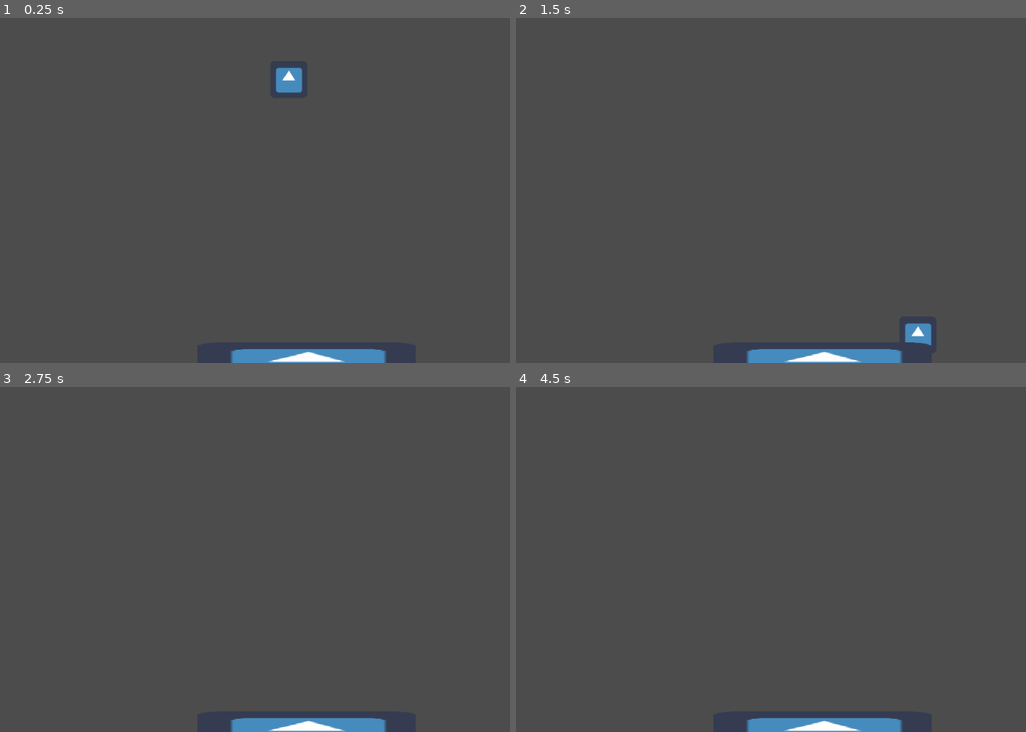
Above: before the commit, frames 1-4 (two rows, left to right).
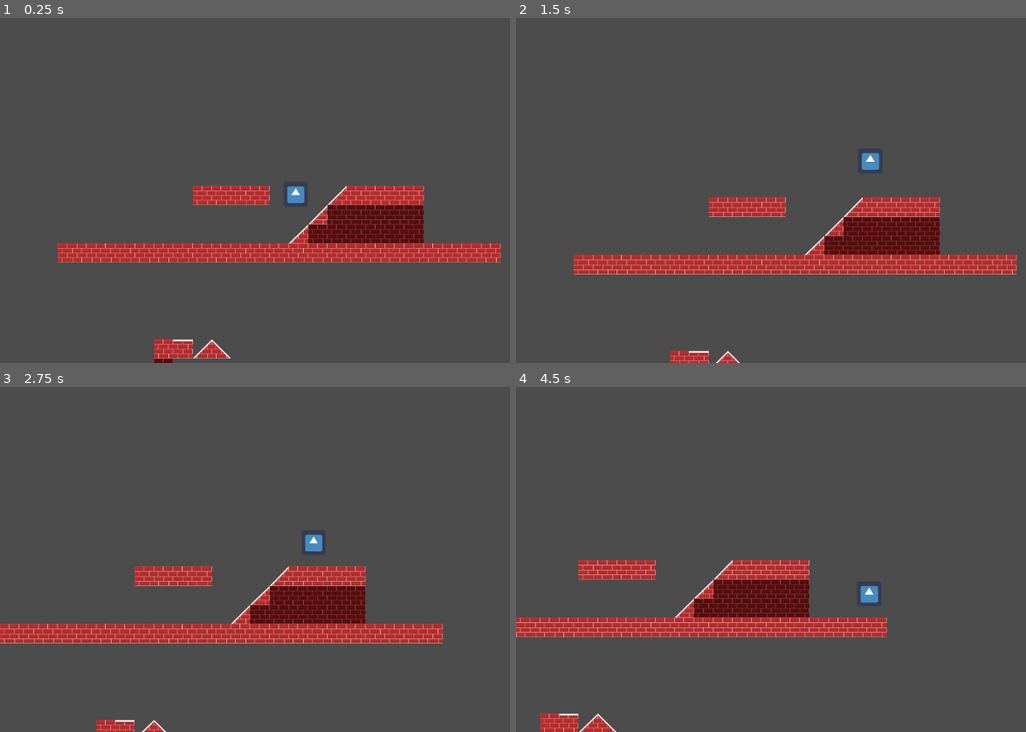
Above: after the commit, the same moments.

Repository: HenryFBP/2d-godot-game
Game: Godot game, scene res://icon.tscn
The game is run twice, just before and just after one commit, with the same random seed, the same clock (stepped at 60 frames per second) and the same inputs. The engine's default icon, where the game draws it, is replaced by a stand-in: a white triangle on a blue panel in a dark square.
Inputs:
- Up to frame 1 (0.25 s): no input
- Up to frame 2 (1.5 s): hold D (player_right) from 0.53 s (still down); tap Space (player_jump) at 0.77 s
- Up to frame 3 (2.75 s): tap Space (player_jump) at 1.52 s; release D (player_right) at 2.03 s; hold A (player_left) from 2.03 s (still down)
- Up to frame 4 (4.5 s): release A (player_left) at 2.78 s; hold D (player_right) 2.78-4.28 s; tap Space (player_jump) at 3.02, 3.77 s; hold A (player_left) from 4.28 s (still down)

The runs differ from the first frame. In frame 1, 11% of the frame differs, in the area x 11-99%, y 14-100%; in frame 2, 11%; in frame 3, 11%; in frame 4, 10%.

Commit message:
major progress on grid

Diff:
--- a/icon.tscn
+++ b/icon.tscn
@@ -1,8 +1,9 @@
 [gd_scene load_steps=6 format=2]
 
-[ext_resource path="res://src/icon.gd" type="Script" id=1]
+[ext_resource path="res://src/player.gd" type="Script" id=1]
 [ext_resource path="res://icon.png" type="Texture" id=2]
-[ext_resource path="res://Node2D.gd" type="Script" id=3]
+[ext_resource path="res://tilesets/tileset.tres" type="TileSet" id=3]
+[ext_resource path="res://src/TileMap.gd" type="Script" id=4]
 
 [sub_resource type="RectangleShape2D" id=1]
 
@@ -10,18 +11,29 @@
 extents = Vector2( 10, 10 )
 _sections_unfolded = [ "Resource" ]
 
-[sub_resource type="RectangleShape2D" id=2]
-
-custom_solver_bias = 0.0
-extents = Vector2( 110.25, 10 )
-
 [node name="Root" type="Node" index="0"]
 
 _sections_unfolded = [ "Transform", "Visibility", "collision" ]
 
-[node name="Player" type="KinematicBody2D" parent="." index="0"]
+[node name="GUI" type="Control" parent="." index="0"]
 
-position = Vector2( 500, 77.6582 )
+anchor_left = 0.0
+anchor_top = 0.0
+anchor_right = 0.0
+anchor_bottom = 0.0
+margin_top = -516.0
+margin_right = 757.0
+margin_bottom = 40.0
+rect_pivot_offset = Vector2( 0, 0 )
+rect_clip_content = false
+mouse_filter = 0
+mouse_default_cursor_shape = 0
+size_flags_horizontal = 1
+size_flags_vertical = 1
+
+[node name="Player" type="KinematicBody2D" parent="." index="1"]
+
+position = Vector2( 530, -137.342 )
 input_pickable = false
 collision_layer = 1
 collision_mask = 1
@@ -37,29 +49,54 @@
 
 [node name="CollisionShape2D" type="CollisionShape2D" parent="Player" index="1"]
 
-scale = Vector2( 2, 2 )
+scale = Vector2( 3, 3 )
 shape = SubResource( 1 )
-_sections_unfolded = [ "Transform" ]
+_sections_unfolded = [ "Transform", "Visibility" ]
 
-[node name="Ground" type="KinematicBody2D" parent="." index="1"]
+[node name="Camera2D" type="Camera2D" parent="Player" index="2"]
 
-input_pickable = false
+anchor_mode = 1
+rotating = false
+current = true
+zoom = Vector2( 1.5, 1.5 )
+limit_left = -10000000
+limit_top = -10000000
+limit_right = 10000000
+limit_bottom = 10000000
+limit_smoothed = false
+drag_margin_h_enabled = true
+drag_margin_v_enabled = true
+smoothing_enabled = false
+smoothing_speed = 5.0
+offset_v = 0.0
+offset_h = 0.0
+drag_margin_left = 0.2
+drag_margin_top = 0.2
+drag_margin_right = 0.2
+drag_margin_bottom = 0.2
+editor_draw_screen = true
+editor_draw_limits = false
+editor_draw_drag_margin = false
+
+[node name="TileMap" type="TileMap" parent="." index="2"]
+
+position = Vector2( -87.5717, 0.663422 )
+mode = 0
+tile_set = ExtResource( 3 )
+cell_size = Vector2( 50, 50 )
+cell_quadrant_size = 1
+cell_custom_transform = Transform2D( 1, 0, 0, 1, 0, 0 )
+cell_half_offset = 2
+cell_tile_origin = 0
+cell_y_sort = false
+cell_clip_uv = false
+collision_use_kinematic = true
+collision_friction = 0.5
+collision_bounce = 0.0
 collision_layer = 1
 collision_mask = 1
-collision/safe_margin = 0.08
-
-[node name="icon" type="Sprite" parent="Ground" index="0"]
-
-position = Vector2( 531.081, 595.948 )
-scale = Vector2( 5.90972, 1 )
-texture = ExtResource( 2 )
-
-[node name="CollisionShape2D" type="CollisionShape2D" parent="Ground" index="1"]
-
-position = Vector2( 530.886, 598.69 )
-scale = Vector2( 1.67999, 2.61876 )
-shape = SubResource( 2 )
-
-[node name="Node2D" type="Node2D" parent="." index="2"]
-
-script = ExtResource( 3 )
+occluder_light_mask = 1
+format = 1
+tile_data = PoolIntArray( -196601, 0, 0, -196600, 0, 0, -196599, 0, 0, -196598, 0, 0, -196594, 2, 0, -196593, 0, 0, -196592, 0, 0, -196591, 0, 0, -196590, 0, 0, -131059, 2, 0, -131058, 4, 0, -131057, 4, 0, -131056, 4, 0, -131055, 4, 0, -131054, 4, 0, -65524, 2, 0, -65523, 4, 0, -65522, 4, 0, -65521, 4, 0, -65520, 4, 0, -65519, 4, 0, -65518, 4, 0, 0, 0, 0, 1, 0, 0, 2, 0, 0, 3, 0, 0, 4, 0, 0, 5, 0, 0, 6, 0, 0, 7, 0, 0, 8, 0, 0, 9, 0, 0, 10, 0, 0, 11, 0, 0, 12, 0, 0, 13, 0, 0, 14, 0, 0, 15, 0, 0, 16, 0, 0, 17, 0, 0, 18, 0, 0, 19, 0, 0, 20, 0, 0, 21, 0, 0, 22, 0, 0 )
+script = ExtResource( 4 )
+_sections_unfolded = [ "Cell", "Collision", "Transform" ]
--- a/project.godot
+++ b/project.godot
@@ -29,4 +29,5 @@
 
 [rendering]
 
+quality/2d/use_pixel_snap=true
 environment/default_environment="res://default_env.tres"
--- /dev/null
+++ b/src/TileMap.gd
@@ -0,0 +1,35 @@
+extends TileMap
+
+const blocks = preload("res://tilesets/blocks.gd")
+onready var block_list = blocks.new()
+
+
+# Displays all cells.
+func show_cells(pos=Vector2(0, 0), width=4):
+
+	var x = 0
+	var y = 0
+
+	for id in self.tile_set.get_tiles_ids():
+
+		self.set_cell(x+pos.x, y+pos.y, id)
+
+		x += 1
+
+		if x >= width:
+			x = 0
+			y += 1
+
+func _ready():
+	# Called when the node is added to the scene for the first time.
+	# Initialization here
+	print(block_list.blocks)
+
+	show_cells(Vector2(5, 5))
+
+	pass
+
+#func _process(delta):
+#	# Called every frame. Delta is time since last frame.
+#	# Update game logic here.
+#	pass
--- a/Node2D.gd
+++ b/src/root.gd
@@ -1,9 +1,8 @@
-extends Node2D
+extends Node
 
 # class member variables go here, for example:
 # var a = 2
 # var b = "textvar"
-var grid = []
 
 func _ready():
 	# Called when the node is added to the scene for the first time.
--- /dev/null
+++ b/tilesets/block.gd
@@ -0,0 +1,6 @@
+var id
+var name
+
+func _init(id, name):
+	self.id = id
+	self.name = name
--- /dev/null
+++ b/tilesets/blocks.gd
@@ -0,0 +1,12 @@
+var Block = load('res://tilesets/block.gd')
+
+var blocks = [
+	Block.new(1, 'Wall'),
+	Block.new(2, 'WallGround'),
+	Block.new(3, 'WallAngleLeft'),
+	Block.new(4, 'WallAngleRight'),
+	Block.new(5, 'WallDark'),
+]
+
+func _ready():
+	print(blocks)
--- /dev/null
+++ b/tilesets/tileset.tres
@@ -0,0 +1,101 @@
+[gd_resource type="TileSet" load_steps=7 format=2]
+
+[ext_resource path="res://tilesets/tileset.png" type="Texture" id=1]
+
+[sub_resource type="ConvexPolygonShape2D" id=1]
+
+custom_solver_bias = 0.0
+points = PoolVector2Array( -32, 32, -32, -32, 32, -32, 32, 32 )
+
+[sub_resource type="ConvexPolygonShape2D" id=2]
+
+custom_solver_bias = 0.0
+points = PoolVector2Array( -32, 32, -32, -32, 32, -32, 32, 32 )
+
+[sub_resource type="ConvexPolygonShape2D" id=3]
+
+custom_solver_bias = 0.0
+points = PoolVector2Array( -32, 32, 32, -32, 32, -32, 32, 32 )
+
+[sub_resource type="ConvexPolygonShape2D" id=4]
+
+custom_solver_bias = 0.0
+points = PoolVector2Array( -32, 32, -32, -32, -32, -32, 32, 32 )
+
+[sub_resource type="ConvexPolygonShape2D" id=5]
+
+custom_solver_bias = 0.0
+points = PoolVector2Array( -32, 32, -32, -32, -32, -32, 32, -32, 32, 32 )
+
+[resource]
+
+0/name = "Wall"
+0/texture = ExtResource( 1 )
+0/tex_offset = Vector2( 0, 0 )
+0/modulate = Color( 1, 1, 1, 1 )
+0/region = Rect2( 0, 0, 50, 50 )
+0/is_autotile = false
+0/occluder_offset = Vector2( 0, 0 )
+0/navigation_offset = Vector2( 0, 0 )
+0/shapes = [ {
+"autotile_coord": Vector2( 0, 0 ),
+"one_way": false,
+"shape": SubResource( 1 ),
+"shape_transform": Transform2D( 1, 0, 0, 1, 0, 0 )
+} ]
+1/name = "WallGround"
+1/texture = ExtResource( 1 )
+1/tex_offset = Vector2( 0, 0 )
+1/modulate = Color( 1, 1, 1, 1 )
+1/region = Rect2( 50, 0, 50, 50 )
+1/is_autotile = false
+1/occluder_offset = Vector2( 0, 0 )
+1/navigation_offset = Vector2( 0, 0 )
+1/shapes = [ {
+"autotile_coord": Vector2( 0, 0 ),
+"one_way": false,
+"shape": SubResource( 2 ),
+"shape_transform": Transform2D( 1, 0, 0, 1, -7.62939e-006, -7.62939e-006 )
+} ]
+2/name = "WallAngleLeft"
+2/texture = ExtResource( 1 )
+2/tex_offset = Vector2( 0, 0 )
+2/modulate = Color( 1, 1, 1, 1 )
+2/region = Rect2( 100, 0, 50, 50 )
+2/is_autotile = false
+2/occluder_offset = Vector2( 0, 0 )
+2/navigation_offset = Vector2( 0, 0 )
+2/shapes = [ {
+"autotile_coord": Vector2( 0, 0 ),
+"one_way": false,
+"shape": SubResource( 3 ),
+"shape_transform": Transform2D( 1, 0, 0, 1, 1.52588e-005, 3.8147e-006 )
+} ]
+3/name = "WallAngleRight"
+3/texture = ExtResource( 1 )
+3/tex_offset = Vector2( 0, 0 )
+3/modulate = Color( 1, 1, 1, 1 )
+3/region = Rect2( 150, 0, 50, 50 )
+3/is_autotile = false
+3/occluder_offset = Vector2( 0, 0 )
+3/navigation_offset = Vector2( 0, 0 )
+3/shapes = [ {
+"autotile_coord": Vector2( 0, 0 ),
+"one_way": false,
+"shape": SubResource( 4 ),
+"shape_transform": Transform2D( 1, 0, 0, 1, 1.52588e-005, 3.8147e-006 )
+} ]
+4/name = "WallDark"
+4/texture = ExtResource( 1 )
+4/tex_offset = Vector2( 0, 0 )
+4/modulate = Color( 1, 1, 1, 1 )
+4/region = Rect2( 200, 0, 50, 50 )
+4/is_autotile = false
+4/occluder_offset = Vector2( 0, 0 )
+4/navigation_offset = Vector2( 0, 0 )
+4/shapes = [ {
+"autotile_coord": Vector2( 0, 0 ),
+"one_way": false,
+"shape": SubResource( 5 ),
+"shape_transform": Transform2D( 1, 0, 0, 1, 1.52588e-005, 3.8147e-006 )
+} ]
--- /dev/null
+++ b/tilesets/tileset.tscn
@@ -0,0 +1,147 @@
+[gd_scene load_steps=2 format=2]
+
+[ext_resource path="res://tilesets/tileset.png" type="Texture" id=1]
+
+[node name="Node2D" type="Node2D" index="0"]
+
+position = Vector2( 15.6966, 2.85394 )
+
+[node name="Wall" type="Sprite" parent="." index="0"]
+
+position = Vector2( -15.6966, -2.85394 )
+texture = ExtResource( 1 )
+centered = false
+region_enabled = true
+region_rect = Rect2( 0, 0, 50, 50 )
+_sections_unfolded = [ "Material", "Offset", "Region", "Transform", "Visibility" ]
+
+[node name="StaticBody2D" type="StaticBody2D" parent="Wall" index="0"]
+
+editor/display_folded = true
+position = Vector2( 25, 25 )
+scale = Vector2( 0.78125, 0.78125 )
+input_pickable = false
+collision_layer = 1
+collision_mask = 1
+constant_linear_velocity = Vector2( 0, 0 )
+constant_angular_velocity = 0.0
+friction = 1.0
+bounce = 0.0
+
+[node name="CollisionPolygon2D" type="CollisionPolygon2D" parent="Wall/StaticBody2D" index="0"]
+
+build_mode = 0
+polygon = PoolVector2Array( 32, 32, 32, -32, -32, -32, -32, 32 )
+
+[node name="WallGround" type="Sprite" parent="." index="1"]
+
+position = Vector2( 44.3034, -2.85394 )
+texture = ExtResource( 1 )
+centered = false
+region_enabled = true
+region_rect = Rect2( 50, 0, 50, 50 )
+_sections_unfolded = [ "Offset", "Region", "Transform" ]
+
+[node name="StaticBody2D" type="StaticBody2D" parent="WallGround" index="0"]
+
+position = Vector2( 25, 25 )
+scale = Vector2( 0.78125, 0.78125 )
+input_pickable = false
+collision_layer = 1
+collision_mask = 1
+constant_linear_velocity = Vector2( 0, 0 )
+constant_angular_velocity = 0.0
+friction = 1.0
+bounce = 0.0
+
+[node name="CollisionPolygon2D" type="CollisionPolygon2D" parent="WallGround/StaticBody2D" index="0"]
+
+position = Vector2( -7.62939e-006, -7.62939e-006 )
+build_mode = 0
+polygon = PoolVector2Array( 32, 32, 32, -32, -32, -32, -32, 32 )
+_sections_unfolded = [ "Transform" ]
+
+[node name="WallAngleLeft" type="Sprite" parent="." index="2"]
+
+position = Vector2( 104.303, -2.85394 )
+texture = ExtResource( 1 )
+centered = false
+region_enabled = true
+region_rect = Rect2( 100, 0, 50, 50 )
+_sections_unfolded = [ "Offset", "Region", "Transform" ]
+
+[node name="StaticBody2D" type="StaticBody2D" parent="WallAngleLeft" index="0"]
+
+position = Vector2( 25, 25 )
+scale = Vector2( 0.78125, 0.78125 )
+input_pickable = false
+collision_layer = 1
+collision_mask = 1
+constant_linear_velocity = Vector2( 0, 0 )
+constant_angular_velocity = 0.0
+friction = 1.0
+bounce = 0.0
+
+[node name="CollisionPolygon2D" type="CollisionPolygon2D" parent="WallAngleLeft/StaticBody2D" index="0"]
+
+position = Vector2( 1.52588e-005, 3.8147e-006 )
+build_mode = 0
+polygon = PoolVector2Array( 32, 32, 32, -32, 32, -32, -32, 32 )
+
+[node name="WallAngleRight" type="Sprite" parent="." index="3"]
+
+editor/display_folded = true
+position = Vector2( 164.303, -2.85394 )
+texture = ExtResource( 1 )
+centered = false
+region_enabled = true
+region_rect = Rect2( 150, 0, 50, 50 )
+_sections_unfolded = [ "Offset", "Region", "Transform" ]
+
+[node name="StaticBody2D" type="StaticBody2D" parent="WallAngleRight" index="0"]
+
+editor/display_folded = true
+position = Vector2( 25, 25 )
+scale = Vector2( 0.78125, 0.78125 )
+input_pickable = false
+collision_layer = 1
+collision_mask = 1
+constant_linear_velocity = Vector2( 0, 0 )
+constant_angular_velocity = 0.0
+friction = 1.0
+bounce = 0.0
+
+[node name="CollisionPolygon2D" type="CollisionPolygon2D" parent="WallAngleRight/StaticBody2D" index="0"]
+
+position = Vector2( 1.52588e-005, 3.8147e-006 )
+build_mode = 0
+polygon = PoolVector2Array( 32, 32, -32, -32, -32, -32, -32, 32 )
+
+[node name="WallDark" type="Sprite" parent="." index="4"]
+
+editor/display_folded = true
+position = Vector2( 224.303, -2.85394 )
+texture = ExtResource( 1 )
+centered = false
+region_enabled = true
+region_rect = Rect2( 200, 0, 50, 50 )
+_sections_unfolded = [ "Offset", "Region", "Transform" ]
+
+[node name="StaticBody2D" type="StaticBody2D" parent="WallDark" index="0"]
+
+editor/display_folded = true
+position = Vector2( 25, 25 )
+scale = Vector2( 0.78125, 0.78125 )
+input_pickable = false
+collision_layer = 1
+collision_mask = 1
+constant_linear_velocity = Vector2( 0, 0 )
+constant_angular_velocity = 0.0
+friction = 1.0
+bounce = 0.0
+
+[node name="CollisionPolygon2D" type="CollisionPolygon2D" parent="WallDark/StaticBody2D" index="0"]
+
+position = Vector2( 1.52588e-005, 3.8147e-006 )
+build_mode = 0
+polygon = PoolVector2Array( 32, 32, 32, -32, -32, -32, -32, -32, -32, 32 )
Empty file added: src/block.gd
Empty file added: src/blocks.gd
Renamed: src/icon.gd -> src/player.gd
Binary file added: tilesets/tileset.png
Not shown, added: tilesets/tileset.png.import
